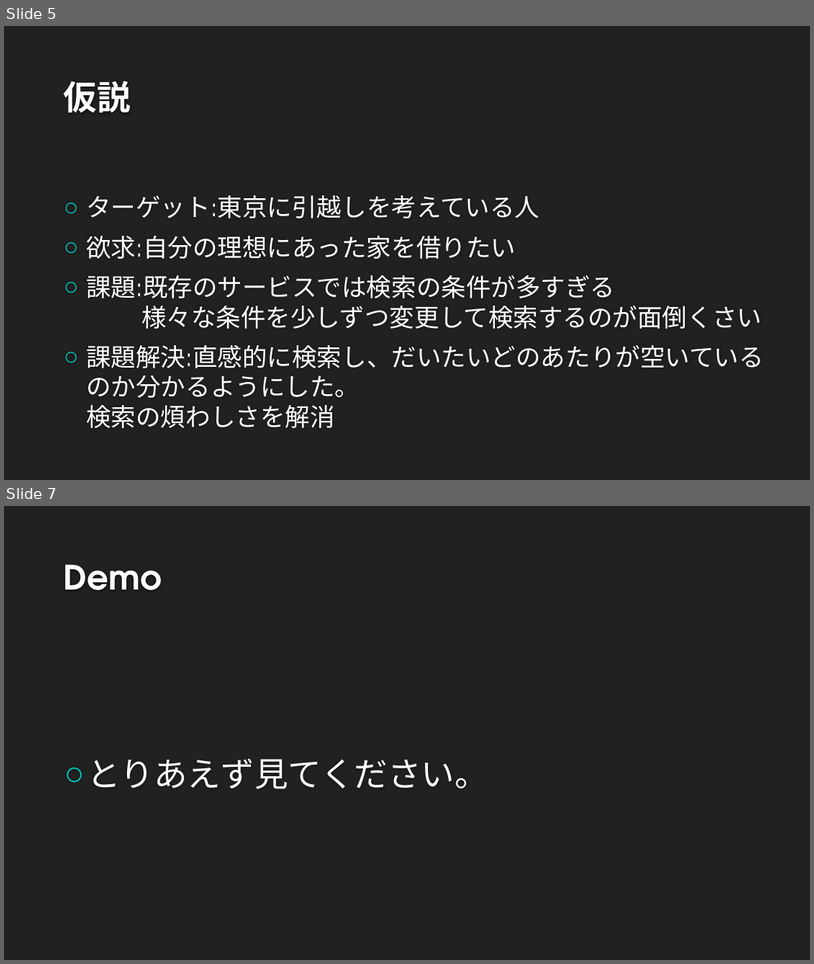
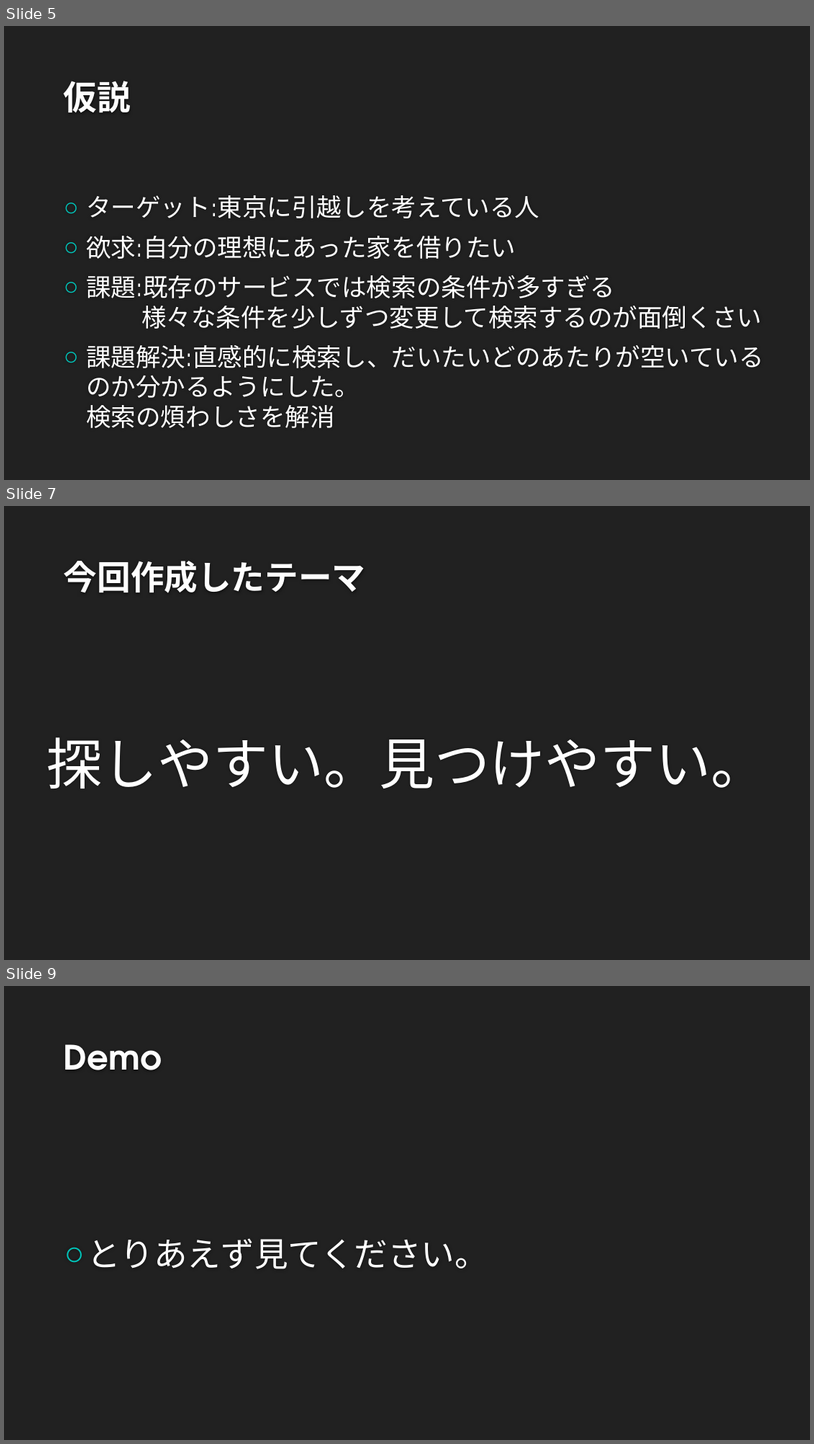
Before and after one commit to nagasakiunimori/team-a, a slide deck: intern-pre.pptx. Shown one above the other, each under a label of ours: slides 5 and 7 before the commit, slides 5, 7 and 9 after it; the slides between them are not shown. The pictures are 814x964 and 814x1444 pixels, drawn with LibreOffice and Linux fonts; fonts in the diff are those of the drawing; background and template pictures are left out. Boxes give left, top, right and bottom in pixels: in the first picture for what was removed or moved away, otherwise in the second. Text is boxed around its words. In the diff, an @@ line names an element or a change of style, - is before the commit and + after.

```diff
--- a/intern-pre.pptx
+++ b/intern-pre.pptx
@@ slide 7 added at (x1=4, y1=506, x2=810, y2=960), background #212121 @@
@@ title added at (x1=64, y1=561, x2=366, y2=593), 40 pt, text #FEFEFE, bold @@
+今回作成したテーマ
@@ text added at (x1=47, y1=737, x2=767, y2=788), 66 pt, text #FFFFFF @@
+探しやすい。見つけやすい。
@@ what was slide 7 is now slide 9 @@
```
Also in this commit, not shown: 2 slides changed, 3 other slides added, 1 other file.
